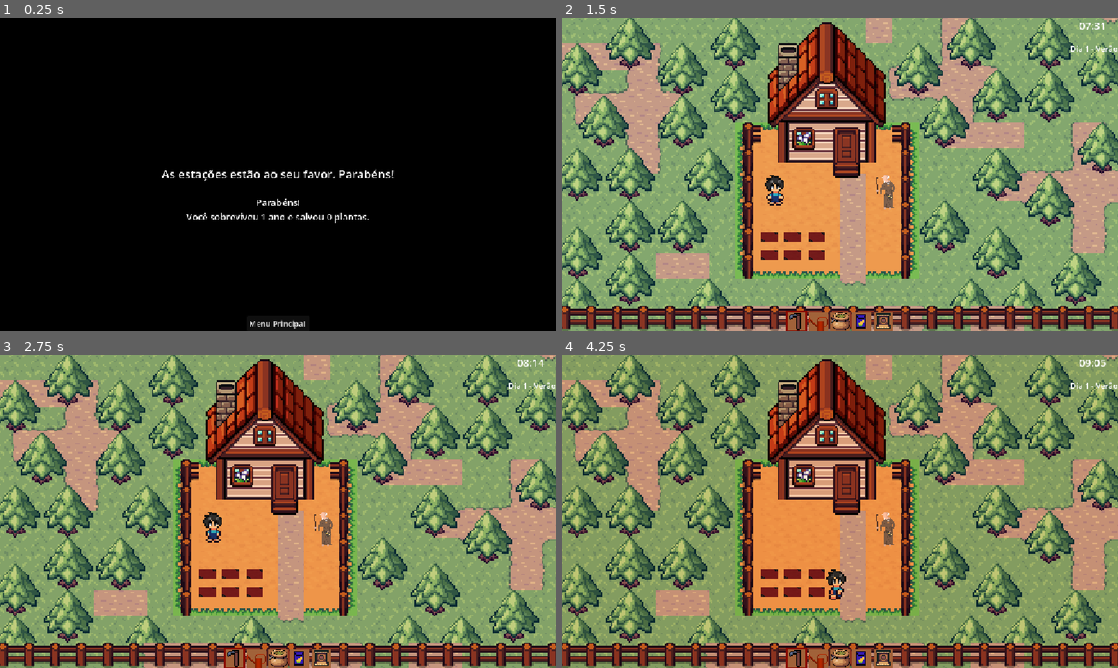
Above: before the commit, frames 1-4 (two rows, left to right).
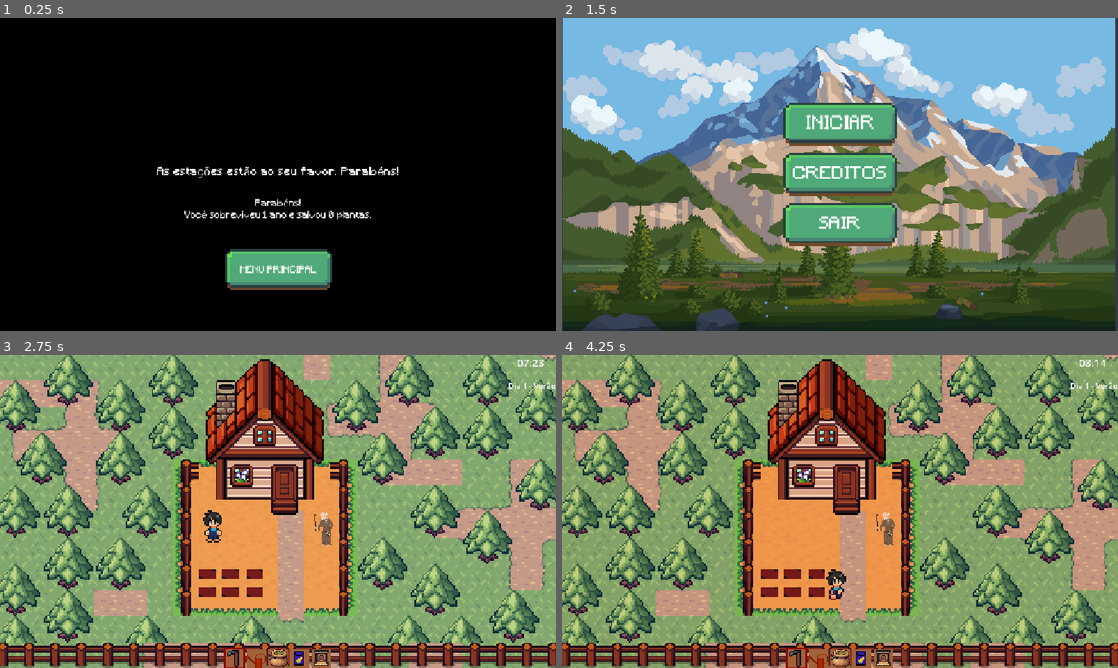
Above: after the commit, the same moments.

Repository: IamPedrin/gamejam-if-2026
Game: Godot game, scene res://Pedrin/PL-Scenes/TelaVitoria.tscn
The game is run twice, just before and just after one commit, with the same random seed, the same clock (stepped at 60 frames per second) and the same inputs. This scene is started directly instead of the project's main scene.
Inputs (mouse positions are in pixels of both pictures, inside the frame that each line leads up to):
- Up to frame 1 (0.25 s): no input
- Up to frame 2 (1.5 s): click (840, 324) at 0.5 s, where only the run before the commit has a clickable "Menu Principal"; click (840, 268) at 1.25 s, where only the run after the commit has a clickable "MENU PRINCIPAL"
- Up to frame 3 (2.75 s): click (278, 461) at 2 s, where only the run after the commit has a clickable "INICIAR"
- Up to frame 4 (4.25 s): tap Enter (ui_accept) at 2.75, 3.02, 3.77 s; hold D (move_right) 2.78-3.53 s; tap E (interagir) at 2.85 s; hold S (move_down) from 3.53 s (still down); tap P at 3.6 s

The runs differ from the first frame. In frame 1, 4.1% of the frame differs, in the area x 28-72%, y 47-100%; in frame 2, 99%, in the area x 0-100%, y 0-100%; in frame 3, 0.2%; in frame 4, less than 0.1%.

Commit message:
feat: teclas e cena de vitoria

Diff:
--- /dev/null
+++ b/Nicolas/scripts/try_again.gd
@@ -0,0 +1,11 @@
+extends TextureButton
+
+
+# Called when the node enters the scene tree for the first time.
+func _ready() -> void:
+	pass # Replace with function body.
+
+
+# Called every frame. 'delta' is the elapsed time since the previous frame.
+func _process(delta: float) -> void:
+	pass
--- a/Pedrin/PL-Scenes/TelaVitoria.tscn
+++ b/Pedrin/PL-Scenes/TelaVitoria.tscn
@@ -1,6 +1,9 @@
 [gd_scene format=3 uid="uid://dyriikf6bdl24"]
 
 [ext_resource type="Script" uid="uid://b0xi54k8ysemk" path="res://Pedrin/PL-Scripts/tela_vitoria.gd" id="1_kb7q1"]
+[ext_resource type="Texture2D" uid="uid://daeswuvpj75bf" path="res://butaoBase.tres" id="2_4gm3j"]
+[ext_resource type="FontFile" uid="uid://dr1mwi8tlvk52" path="res://Minecraft.ttf" id="2_l4x4r"]
+[ext_resource type="Script" uid="uid://byc6sjaaisrm0" path="res://Nicolas/scripts/try_again.gd" id="3_tdtds"]
 
 [node name="TelaVitoria" type="CanvasLayer" unique_id=964329764]
 script = ExtResource("1_kb7q1")
@@ -12,6 +15,43 @@
 grow_horizontal = 2
 grow_vertical = 2
 color = Color(0, 0, 0, 1)
+
+[node name="try-again" type="TextureButton" parent="ColorRect" unique_id=263983811]
+layout_mode = 1
+anchors_preset = 8
+anchor_left = 0.5
+anchor_top = 0.5
+anchor_right = 0.5
+anchor_bottom = 0.5
+offset_left = -230.0
+offset_top = 155.0
+offset_right = 231.0
+offset_bottom = 240.0
+grow_horizontal = 2
+grow_vertical = 2
+texture_normal = ExtResource("2_4gm3j")
+ignore_texture_size = true
+stretch_mode = 5
+script = ExtResource("3_tdtds")
+
+[node name="Label" type="Label" parent="ColorRect/try-again" unique_id=283295957]
+layout_mode = 1
+anchors_preset = 8
+anchor_left = 0.5
+anchor_top = 0.5
+anchor_right = 0.5
+anchor_bottom = 0.5
+offset_left = -96.5
+offset_top = -8.5
+offset_right = 96.5
+offset_bottom = 11.5
+grow_horizontal = 2
+grow_vertical = 2
+theme_override_fonts/font = ExtResource("2_l4x4r")
+theme_override_font_sizes/font_size = 18
+text = "MENU PRINCIPAL"
+horizontal_alignment = 1
+vertical_alignment = 1
 
 [node name="Vitoria" type="Label" parent="." unique_id=1363209914]
 anchors_preset = 8
@@ -25,6 +65,7 @@
 offset_bottom = 16.0
 grow_horizontal = 2
 grow_vertical = 2
+theme_override_fonts/font = ExtResource("2_l4x4r")
 theme_override_font_sizes/font_size = 24
 text = "As estações estão ao seu favor. Parabéns!"
 
@@ -40,20 +81,8 @@
 offset_bottom = 89.0
 grow_horizontal = 2
 grow_vertical = 2
+theme_override_fonts/font = ExtResource("2_l4x4r")
 theme_override_font_sizes/font_size = 19
 horizontal_alignment = 1
 
-[node name="BotaoRecomecar" type="Button" parent="." unique_id=1593101080]
-anchors_preset = 7
-anchor_left = 0.5
-anchor_top = 1.0
-anchor_right = 0.5
-anchor_bottom = 1.0
-offset_left = -64.5
-offset_top = -31.0
-offset_right = 64.5
-grow_horizontal = 2
-grow_vertical = 0
-text = "Menu Principal "
-
-[connection signal="pressed" from="BotaoRecomecar" to="." method="_on_botao_recomecar_pressed"]
+[connection signal="pressed" from="ColorRect/try-again" to="." method="_on_tryagain_pressed"]
--- a/Pedrin/PL-Scripts/tela_vitoria.gd
+++ b/Pedrin/PL-Scripts/tela_vitoria.gd
@@ -16,8 +16,8 @@
 	else:
 		estatisticas.text = "Parabéns!\nVocê sobreviveu 1 ano e salvou " + str(plantas_vivas) + " plantas."
 
-func _on_botao_recomecar_pressed() -> void:
-	# Reseta absolutamente tudo para o jogo recomeçar limpo
+func _on_tryagain_pressed() -> void:
+		# Reseta absolutamente tudo para o jogo recomeçar limpo
 	SistemaTempo.dia_atual = 1
 	SistemaTempo.tempo_passado = 0
 	SistemaTempo.relogio_rodando = true
@@ -25,4 +25,4 @@
 	Global.estado_dos_canteiros.clear()
 	Global.entrada_alvo = ""
 
-	get_tree().change_scene_to_file("res://Pedrin/PL-Scenes/Fazenda.tscn")
+	get_tree().change_scene_to_file("res://main_menu.tscn")
--- a/project.godot
+++ b/project.godot
@@ -15,6 +15,10 @@
 config/features=PackedStringArray("4.7", "Forward Plus")
 config/icon="res://icon.svg"
 
+[audio]
+
+buses/default_bus_layout="uid://dxrlsvfpsthfl"
+
 [autoload]
 
 Global="*uid://0b8ikw1wl0hc"
@@ -31,26 +35,31 @@
 move_left={
 "deadzone": 0.2,
 "events": [Object(InputEventKey,"resource_local_to_scene":false,"resource_name":"","device":-1,"window_id":0,"alt_press …(191 unchanged characters)…
+, Object(InputEventKey,"resource_local_to_scene":false,"resource_name":"","device":-1,"window_id":0,"alt_pressed":false,"shift_pressed":false,"ctrl_pressed":false,"meta_pressed":false,"pressed":false,"keycode":0,"physical_keycode":4194319,"key_label":0,"unicode":0,"location":0,"echo":false,"script":null)
 ]
 }
 move_right={
 "deadzone": 0.2,
 "events": [Object(InputEventKey,"resource_local_to_scene":false,"resource_name":"","device":-1,"window_id":0,"alt_press …(192 unchanged characters)…
+, Object(InputEventKey,"resource_local_to_scene":false,"resource_name":"","device":-1,"window_id":0,"alt_pressed":false,"shift_pressed":false,"ctrl_pressed":false,"meta_pressed":false,"pressed":false,"keycode":0,"physical_keycode":4194321,"key_label":0,"unicode":0,"location":0,"echo":false,"script":null)
 ]
 }
 move_up={
 "deadzone": 0.2,
 "events": [Object(InputEventKey,"resource_local_to_scene":false,"resource_name":"","device":-1,"window_id":0,"alt_press …(192 unchanged characters)…
+, Object(InputEventKey,"resource_local_to_scene":false,"resource_name":"","device":-1,"window_id":0,"alt_pressed":false,"shift_pressed":false,"ctrl_pressed":false,"meta_pressed":false,"pressed":false,"keycode":0,"physical_keycode":4194320,"key_label":0,"unicode":0,"location":0,"echo":false,"script":null)
 ]
 }
 move_down={
 "deadzone": 0.2,
 "events": [Object(InputEventKey,"resource_local_to_scene":false,"resource_name":"","device":-1,"window_id":0,"alt_press …(192 unchanged characters)…
+, Object(InputEventKey,"resource_local_to_scene":false,"resource_name":"","device":-1,"window_id":0,"alt_pressed":false,"shift_pressed":false,"ctrl_pressed":false,"meta_pressed":false,"pressed":false,"keycode":0,"physical_keycode":4194322,"key_label":0,"unicode":0,"location":0,"echo":false,"script":null)
 ]
 }
 interagir={
 "deadzone": 0.2,
 "events": [Object(InputEventKey,"resource_local_to_scene":false,"resource_name":"","device":-1,"window_id":0,"alt_press …(192 unchanged characters)…
+, Object(InputEventKey,"resource_local_to_scene":false,"resource_name":"","device":-1,"window_id":0,"alt_pressed":false,"shift_pressed":false,"ctrl_pressed":false,"meta_pressed":false,"pressed":false,"keycode":0,"physical_keycode":32,"key_label":0,"unicode":32,"location":0,"echo":false,"script":null)
 ]
 }
 
Not shown, added: Nicolas/scripts/try_again.gd.uid
